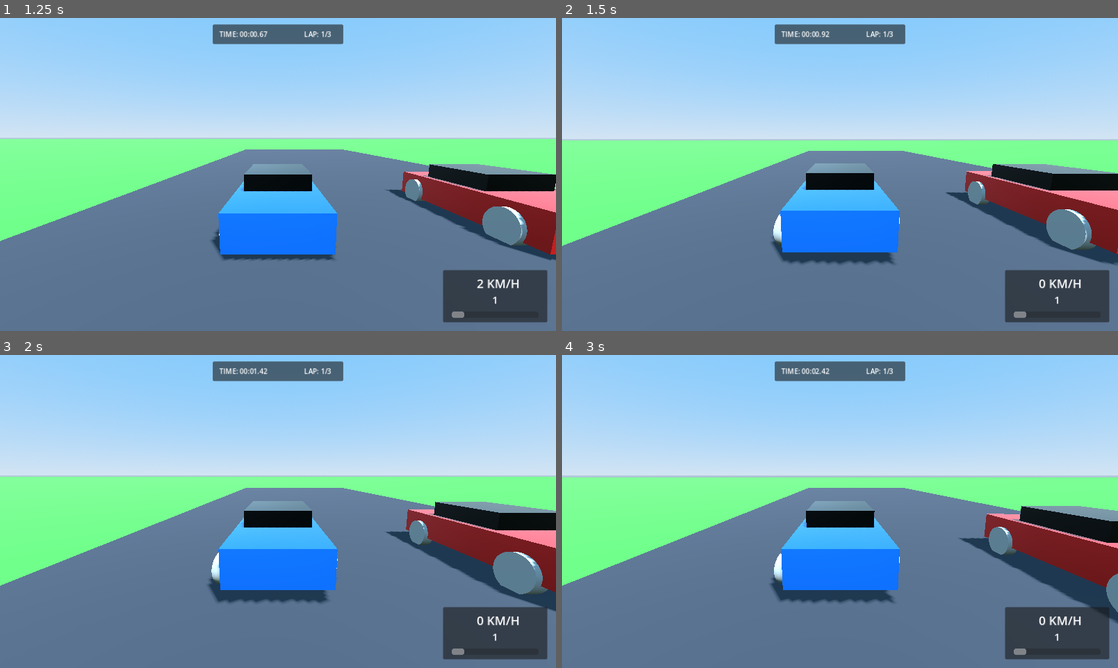
Above: before the commit, frames 1-4 (two rows, left to right).
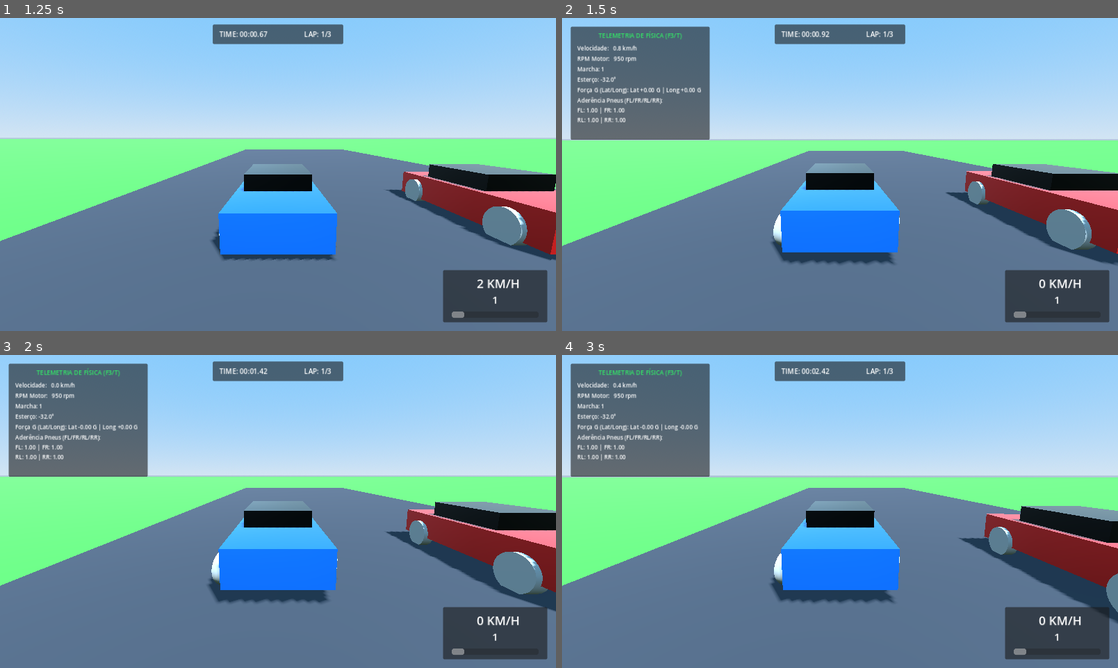
Above: after the commit, the same moments.

Repository: Renatoandrade00/Interlagos_racing
Game: Godot game, scene res://UI/MainMenu.tscn
Two runs of this game, one before a commit and one after it. Both use one fixed random seed, a clock stepped at 60 frames per second and the inputs below.
Inputs:
- Up to frame 1 (1.25 s): click "⏱️ TOMADA DE TEMPO" at 0.5 s
- Up to frame 2 (1.5 s): tap Enter at 1.25 s; hold D (steer_right) from 1.28 s (still down); tap T at 1.35 s
- Up to frame 3 (2 s): keep holding D (steer_right)
- Up to frame 4 (3 s): release D (steer_right) at 2.03 s; hold S (brake) 2.03-2.78 s; tap W (throttle) at 2.1 s; tap T at 2.3, 2.85 s; hold D (steer_right) from 2.78 s (still down)

Frame 1 is identical in both runs. In frame 2, 9.1% of the frame differs, in the area x 1-27%, y 2-39%; in frame 3, 9.1%; in frame 4, 9.1%.

Commit message:
feat(telemetry): add real-time TelemetryOverlay panel for physics debug and G-force monitoring

Diff:
--- a/Tracks/Interlagos/InterlagosVerticalSlice.gd
+++ b/Tracks/Interlagos/InterlagosVerticalSlice.gd
@@ -6,12 +6,15 @@
 @onready var chase_camera: ChaseCamera = $ChaseCamera
 @onready var hud: RacingHUD = $RacingHUD
 @onready var lap_manager: LapCheckpointsManager = $LapManager
+@onready var telemetry_overlay: TelemetryOverlay = $TelemetryOverlay
 
 func _ready() -> void:
 	if chase_camera and player_car:
 		chase_camera.target_node = player_car
 	if hud and player_car:
 		hud.vehicle = player_car
+	if telemetry_overlay and player_car:
+		telemetry_overlay.vehicle = player_car
 	if lap_manager:
 		if player_car:
 			lap_manager.register_car(player_car)
--- a/Tracks/Interlagos/InterlagosVerticalSlice.tscn
+++ b/Tracks/Interlagos/InterlagosVerticalSlice.tscn
@@ -10,6 +10,7 @@
 [ext_resource type="PackedScene" path="res://UI/PauseMenu.tscn" id="7_pause"]
 [ext_resource type="PackedScene" path="res://Tracks/TrackCurb.tscn" id="8_curb"]
 [ext_resource type="PackedScene" path="res://Tracks/GuardRail.tscn" id="9_rail"]
+[ext_resource type="PackedScene" path="res://UI/TelemetryOverlay.tscn" id="10_telem"]
 
 [sub_resource type="ProceduralSkyMaterial" id="ProceduralSkyMaterial_sky"]
 sky_top_color = Color(0.38, 0.65, 0.98, 1)
@@ -156,4 +157,6 @@
 
 [node name="RacingHUD" parent="." instance=ExtResource("4_hud")]
 
+[node name="TelemetryOverlay" parent="." instance=ExtResource("10_telem")]
+
 [node name="PauseMenu" parent="." instance=ExtResource("7_pause")]
--- /dev/null
+++ b/UI/TelemetryOverlay.gd
@@ -0,0 +1,50 @@
+extends Control
+class_name TelemetryOverlay
+
+@export var vehicle: VehicleBase
+
+@onready var panel: Panel = $Panel
+@onready var lbl_speed: Label = $Panel/VBox/LblSpeed
+@onready var lbl_rpm: Label = $Panel/VBox/LblRPM
+@onready var lbl_gear: Label = $Panel/VBox/LblGear
+@onready var lbl_steering: Label = $Panel/VBox/LblSteering
+@onready var lbl_g_forces: Label = $Panel/VBox/LblGForces
+@onready var lbl_tires: Label = $Panel/VBox/LblTires
+
+var last_velocity: Vector3 = Vector3.ZERO
+var current_g_force: Vector3 = Vector3.ZERO
+
+func _ready() -> void:
+	visible = false # Alterna com a tecla F3 ou T
+
+func _unhandled_input(event: InputEvent) -> void:
+	if event is InputEventKey and event.pressed and (event.keycode == KEY_F3 or event.keycode == KEY_T):
+		visible = !visible
+
+func _physics_process(delta: float) -> void:
+	if not visible or not vehicle:
+		return
+
+	# Cálculo de aceleração lateral e longitudinal (Forças G)
+	var current_vel = vehicle.linear_velocity
+	var accel = (current_vel - last_velocity) / max(delta, 0.001)
+	last_velocity = current_vel
+
+	# Converter para coordenadas locais do carro e dividir por 9.81 (1G)
+	var local_accel = vehicle.global_transform.basis.inverse() * accel
+	current_g_force = local_accel / 9.81
+
+	# Atualizar dados visuais
+	var t = vehicle.telemetry
+	lbl_speed.text = "Velocidade: %5.1f km/h" % t.get("speed_kmh", 0.0)
+	lbl_rpm.text = "RPM Motor: %5.0f rpm" % t.get("rpm", 0.0)
+	lbl_gear.text = "Marcha: %d" % t.get("gear", 0)
+	lbl_steering.text = "Esterço: %5.1f°" % t.get("steering", 0.0)
+	lbl_g_forces.text = "Força G (Lat/Long): Lat %+.2f G | Long %+.2f G" % [-current_g_force.x, -current_g_force.z]
+
+	lbl_tires.text = "Aderência Pneus (FL/FR/RL/RR):\nFL: %.2f | FR: %.2f\nRL: %.2f | RR: %.2f" % [
+		t.get("slip_fl", 1.0),
+		t.get("slip_fr", 1.0),
+		t.get("slip_rl", 1.0),
+		t.get("slip_rr", 1.0)
+	]
--- /dev/null
+++ b/UI/TelemetryOverlay.tscn
@@ -0,0 +1,80 @@
+[gd_scene load_steps=2 format=3]
+
+[ext_resource type="Script" path="res://UI/TelemetryOverlay.gd" id="1_telemetry"]
+
+[node name="TelemetryOverlay" type="Control"]
+layout_mode = 3
+anchors_preset = 15
+anchor_right = 1.0
+anchor_bottom = 1.0
+grow_horizontal = 2
+grow_vertical = 2
+mouse_filter = 2
+script = ExtResource("1_telemetry")
+
+[node name="Panel" type="Panel" parent="."]
+layout_mode = 1
+offset_left = 20.0
+offset_top = 20.0
+offset_right = 340.0
+offset_bottom = 280.0
+
+[node name="Title" type="Label" parent="Panel"]
+layout_mode = 1
+anchors_preset = 5
+anchor_left = 0.5
+anchor_right = 0.5
+offset_left = -140.0
+offset_top = 10.0
+offset_right = 140.0
+offset_bottom = 35.0
+grow_horizontal = 2
+theme_override_colors/font_color = Color(0.2, 0.9, 0.4, 1)
+theme_override_font_sizes/font_size = 14
+text = "TELEMETRIA DE FÍSICA (F3/T)"
+horizontal_alignment = 1
+
+[node name="VBox" type="VBoxContainer" parent="Panel"]
+layout_mode = 1
+anchors_preset = 8
+anchor_left = 0.5
+anchor_top = 0.5
+anchor_right = 0.5
+anchor_bottom = 0.5
+offset_left = -145.0
+offset_top = -90.0
+offset_right = 145.0
+offset_bottom = 120.0
+grow_horizontal = 2
+grow_vertical = 2
+theme_override_constants/separation = 4
+
+[node name="LblSpeed" type="Label" parent="Panel/VBox"]
+layout_mode = 2
+theme_override_font_sizes/font_size = 13
+text = "Velocidade: 0.0 km/h"
+
+[node name="LblRPM" type="Label" parent="Panel/VBox"]
+layout_mode = 2
+theme_override_font_sizes/font_size = 13
+text = "RPM Motor: 900 rpm"
+
+[node name="LblGear" type="Label" parent="Panel/VBox"]
+layout_mode = 2
+theme_override_font_sizes/font_size = 13
+text = "Marcha: 1"
+
+[node name="LblSteering" type="Label" parent="Panel/VBox"]
+layout_mode = 2
+theme_override_font_sizes/font_size = 13
+text = "Esterço: 0.0°"
+
+[node name="LblGForces" type="Label" parent="Panel/VBox"]
+layout_mode = 2
+theme_override_font_sizes/font_size = 13
+text = "Força G: Lat +0.00 G | Long +0.00 G"
+
+[node name="LblTires" type="Label" parent="Panel/VBox"]
+layout_mode = 2
+theme_override_font_sizes/font_size = 13
+text = "Aderência Pneus: FL 1.0 | FR 1.0"
Not shown: 1 places in Tracks/Interlagos/InterlagosVerticalSlice.tscn that only renumber resources
